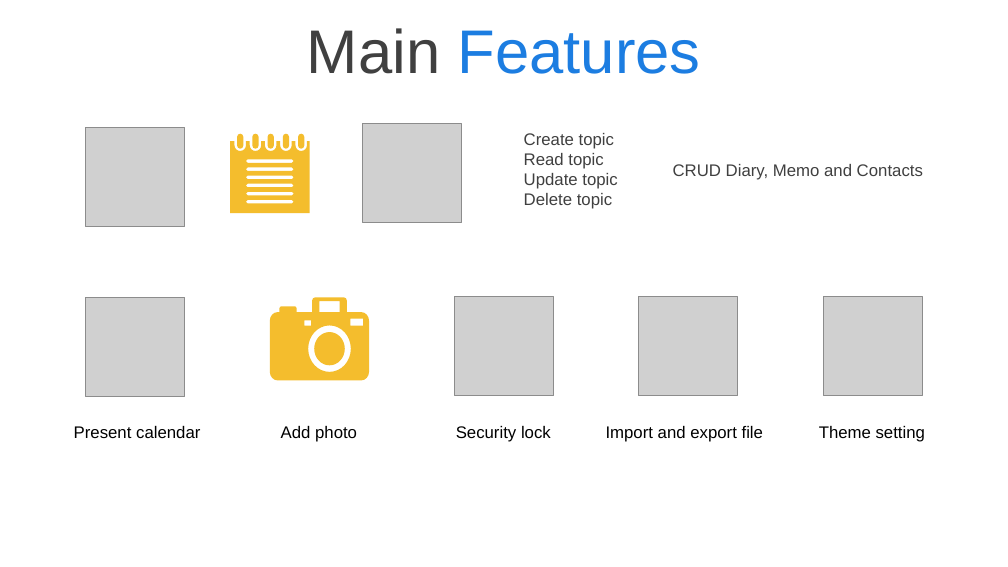
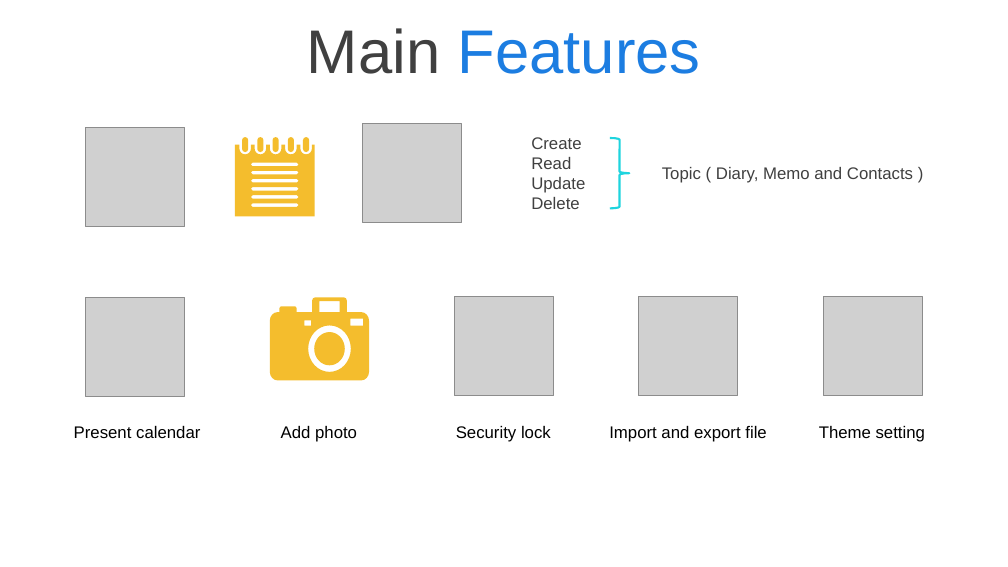
Before and after one commit to andyy0123/STV_finalProject, a slide deck: slide 3 of midterm.pptx. Drawn at 1008x567 pixels with LibreOffice and Linux fonts; fonts in the diff are those of the drawing; grey boxes stand for pictures; background and template pictures are left out. Boxes give left, top, right and bottom in pixels: in the first picture for what was removed or moved away, otherwise in the second. Text is boxed around its words. In the diff, an @@ line names an element or a change of style, - is before the commit and + after.

Commit message:
Fix ppt.

```diff
--- a/midterm.pptx
+++ b/midterm.pptx
@@ freeform shape: place and size @@
-freeform shape at (230,134,309,214)
+freeform shape at (235,137,314,217)
@@ text at (531,137,585,209): text changed @@
-Create topic
-Read topic
-Update topic
-Delete topic
+Create
+Read
+Update
+Delete
@@ right brace added at (610,138,629,209), outline #1ED4DE 1.5 pt @@
@@ text at (662,167,913,183): text changed @@
-CRUD Diary, Memo and Contacts
+Topic ( Diary, Memo and Contacts )
```
Also in this commit, not shown: 12 other slides changed, 1 slide added, 2 other files.
